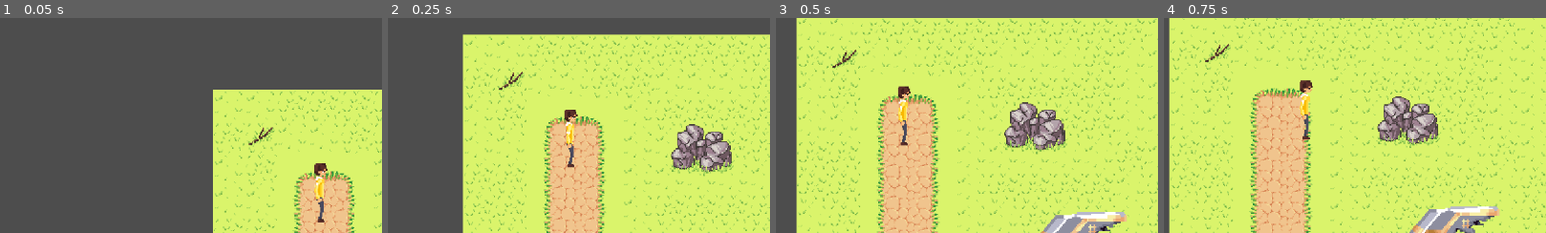
Above: before the commit, frames 1-4 (left to right).
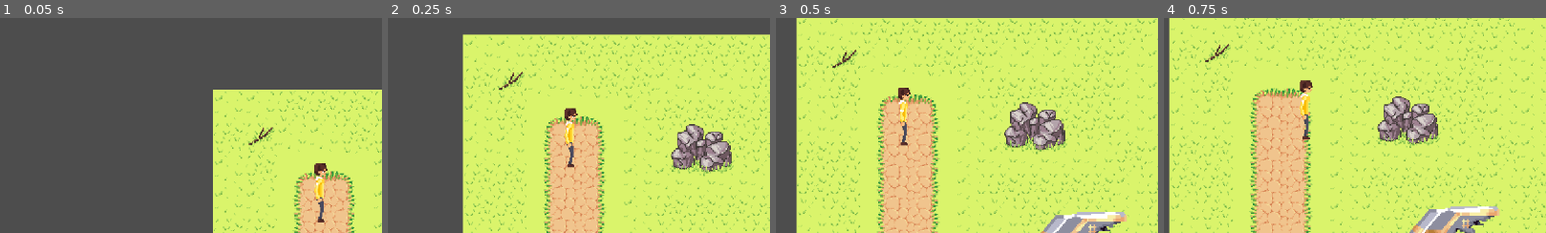
Above: after the commit, the same moments.

Repository: Kiwi-the-Cat/Untitled-Roguelike
Game: Godot game, scene res://level/main.tscn
Two runs of this game, one before a commit and one after it. Both use one fixed random seed, a clock stepped at 60 frames per second and the inputs below.
Inputs (mouse positions are % of the whole screen's width and height, from its top left):
- Up to frame 1 (0.05 s): no input
- Up to frame 2 (0.25 s): no input
- Up to frame 3 (0.5 s): no input
- Up to frame 4 (0.75 s): move the mouse to (72, 45) at 0.52 s; hold Right (ui_right) from 0.53 s (still down); click (72, 45) at 0.6 s
The pictures show only the part of the screen within x 0-50%, y 4-54%; the shares and areas given below are measured in that part.

Frame 1 is identical in both runs. In frame 2, 0.2% of the frame differs, in the area x 46-50%, y 41-69%; in frame 3, 0.2%, in the area x 32-36%, y 31-51%; in frame 4, nothing differs.

Commit message:
Cleaned up player code
Made a variable for the mouse angle

Diff:
--- a/enemies/enemy.gd
+++ b/enemies/enemy.gd
@@ -1,7 +1,7 @@
 extends CharacterBody2D
 
 @onready var player:CharacterBody2D = get_parent().get_node("Player")
-@onready var sprite:AnimatedSprite2D = $AnimatedSprite2D
+@onready var sprite:AnimatedSprite2D = $Sprite
 @onready var spriteFrames:SpriteFrames = sprite.sprite_frames
 
 #Combat variables
--- a/enemies/enemy.tscn
+++ b/enemies/enemy.tscn
@@ -167,7 +167,7 @@
 [node name="Enemy" type="CharacterBody2D"]
 script = ExtResource("1_hlivd")
 
-[node name="AnimatedSprite2D" type="AnimatedSprite2D" parent="."]
+[node name="Sprite" type="AnimatedSprite2D" parent="."]
 scale = Vector2(6, 6)
 sprite_frames = SubResource("SpriteFrames_iml0o")
 animation = &"attack"
@@ -204,6 +204,6 @@
 rounded = true
 show_percentage = false
 
-[connection signal="frame_changed" from="AnimatedSprite2D" to="." method="_on_animated_sprite_2d_frame_changed"]
+[connection signal="frame_changed" from="Sprite" to="." method="_on_animated_sprite_2d_frame_changed"]
 [connection signal="area_entered" from="Hitbox" to="." method="_on_hitbox_area_entered"]
 [connection signal="timeout" from="Hitbox/AttackTimer" to="." method="_on_attack_timer_timeout"]
--- a/player/Player.gd
+++ b/player/Player.gd
@@ -28,11 +28,8 @@
 	elif (velocity.x > 0 or velocity.x < 0) or (velocity.y > .1 or velocity.y < -.1):
 		playerSprite.play("walk")
 
-
-	if ((rad_to_deg(get_angle_to(get_global_mouse_position())) > -90) && (rad_to_deg(get_angle_to(get_global_mouse_position())) < 90)):
-		$Sprite.flip_h = true
-	else:
-		$Sprite.flip_h = false
+	var mouseAngle = rad_to_deg(get_angle_to(get_global_mouse_position()))
+	$Sprite.flip_h = mouseAngle > -90 && mouseAngle < 90
 
 func setCameraLimits(top, bottom, left, right):
 	$Camera2D.limit_top = top
--- a/player/Player.tscn
+++ b/player/Player.tscn
@@ -1,8 +1,25 @@
-[gd_scene load_steps=13 format=3 uid="uid://bt68687tfw0ca"]
+[gd_scene load_steps=18 format=3 uid="uid://bt68687tfw0ca"]
 
 [ext_resource type="Script" path="res://player/Player.gd" id="1_airol"]
 [ext_resource type="Texture2D" uid="uid://dg3ntb6yggw1h" path="res://assets/char_idle_left.png" id="2_6yuf7"]
+[ext_resource type="Texture2D" uid="uid://vesq74grw3dk" path="res://assets/char_atk_side.png" id="2_s7k0p"]
 [ext_resource type="Texture2D" uid="uid://cpxfu5yh2cfk3" path="res://assets/char_walk_left.png" id="3_tp2em"]
+
+[sub_resource type="AtlasTexture" id="AtlasTexture_pf63g"]
+atlas = ExtResource("2_s7k0p")
+region = Rect2(0, 0, 64, 64)
+
+[sub_resource type="AtlasTexture" id="AtlasTexture_gjw25"]
+atlas = ExtResource("2_s7k0p")
+region = Rect2(64, 0, 64, 64)
+
+[sub_resource type="AtlasTexture" id="AtlasTexture_yt0y0"]
+atlas = ExtResource("2_s7k0p")
+region = Rect2(128, 0, 64, 64)
+
+[sub_resource type="AtlasTexture" id="AtlasTexture_xpbki"]
+atlas = ExtResource("2_s7k0p")
+region = Rect2(192, 0, 64, 64)
 
 [sub_resource type="AtlasTexture" id="AtlasTexture_rsqn4"]
 atlas = ExtResource("2_6yuf7")
@@ -30,6 +47,23 @@
 
 [sub_resource type="SpriteFrames" id="SpriteFrames_aonil"]
 animations = [{
+"frames": [{
+"duration": 1.0,
+"texture": SubResource("AtlasTexture_pf63g")
+}, {
+"duration": 1.0,
+"texture": SubResource("AtlasTexture_gjw25")
+}, {
+"duration": 1.0,
+"texture": SubResource("AtlasTexture_yt0y0")
+}, {
+"duration": 1.0,
+"texture": SubResource("AtlasTexture_xpbki")
+}],
+"loop": true,
+"name": &"attack_side",
+"speed": 5.0
+}, {
 "frames": [{
 "duration": 1.0,
 "texture": SubResource("AtlasTexture_rsqn4")
@@ -72,8 +106,7 @@
 
 [node name="Sprite" type="AnimatedSprite2D" parent="."]
 sprite_frames = SubResource("SpriteFrames_aonil")
-animation = &"idle"
-frame_progress = 0.306744
+animation = &"attack_side"
 
 [node name="CombatHurtbox" type="Area2D" parent="."]
 collision_layer = 2
